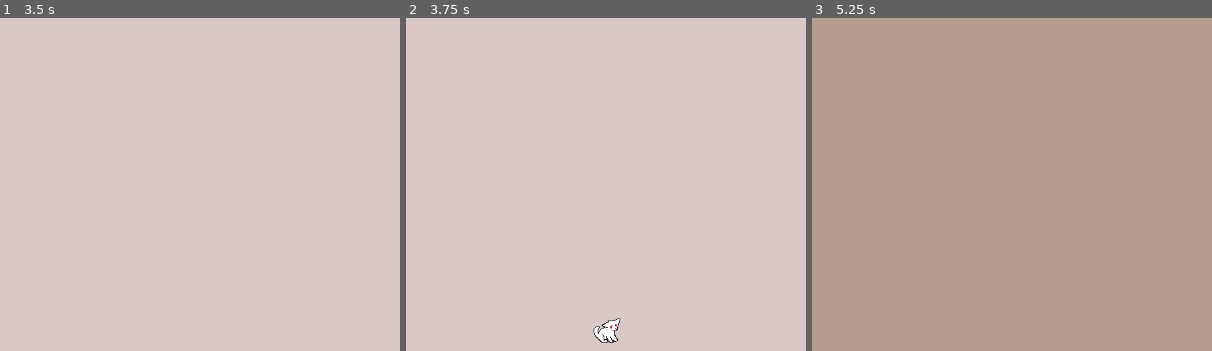
Above: before the commit, frames 1-3 (left to right).
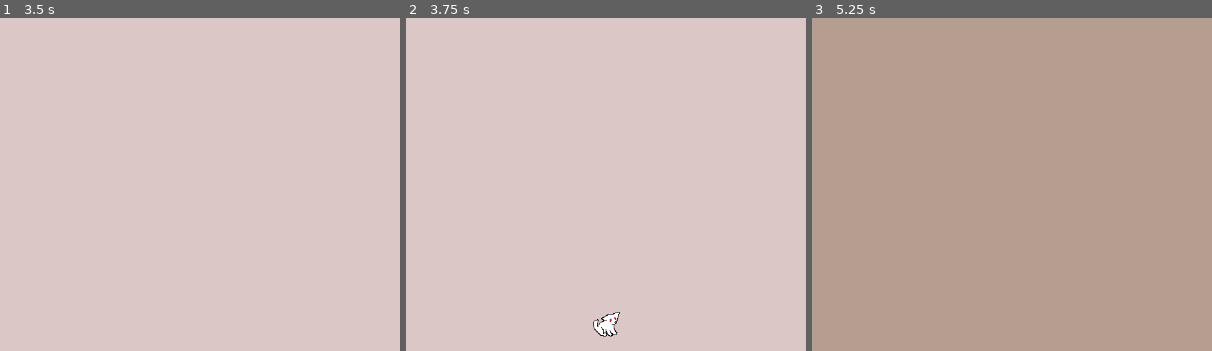
Above: after the commit, the same moments.

Repository: kanapuro/FelGen
Game: Godot game, scene res://scenes/ColonyView.tscn
The game is run twice, just before and just after one commit, with the same random seed, the same clock (stepped at 60 frames per second) and the same inputs.
Inputs (mouse positions are % of the whole screen's width and height, from its top left):
- Up to frame 1 (3.5 s): click "SKIP 1 MONTH" at 0.5 s; click "SKIP 1 MONTH" at 1.25 s; click "dialogue output" at 2 s; click "dialogue output" at 2.75 s
- Up to frame 2 (3.75 s): click "SKIP 1 MONTH" at 3.5 s
- Up to frame 3 (5.25 s): click "dialogue output" at 4.25 s; tap Enter at 5 s; drag from (52, 69) to (60, 28) at 5.02 s
The pictures show only the part of the screen within x 27-77%, y 24-74%; the shares and areas given below are measured in that part.

Frame 1 is identical in both runs. In frame 2, 0.4% of the frame differs, in the area x 46-54%, y 88-98%; in frame 3, nothing differs.

Commit message:
fix.get_random_position
replaces get random position function and adds it to timeskip so the cats move every month

Diff:
--- a/scripts/CatManager.gd
+++ b/scripts/CatManager.gd
@@ -105,30 +105,67 @@
 	cats.append(cat)
 	return cat
 
-func get_random_position() -> Vector2:
+func get_random_position(max_attempts: int = 100, min_distance: float = 50.0) -> Vector2:
 	var vp = get_viewport()
-	if vp == null:
+	if not vp:
+		push_warning("Failed to get viewport in get_random_position()")
 		return Vector2.ZERO
 
-	var size = vp.get_visible_rect().size
-	var extra_padding := 25.0
-	var top_buffer := 80.0
-	var tries := 0
+	var screen_rect := vp.get_visible_rect().size
+	var padding := spawn_padding + min_distance
 
-	while tries < 64:
-		var pos = Vector2(
-			randf_range(spawn_padding + extra_padding, size.x - spawn_padding - extra_padding),
-			randf_range(spawn_padding + extra_padding + top_buffer, size.y - spawn_padding - extra_padding)
+	# Define safe spawn area (accounting for padding)
+	var spawn_rect := Rect2(
+		Vector2(padding, padding + 80.0),  # Top-left (with top buffer)
+		Vector2(screen_rect.x - 2*padding, screen_rect.y - 2*padding - 80.0)  # Size
+	)
+
+	# Filter valid cats first
+	var valid_cats := []
+	for cat in cats:
+		if cat and is_instance_valid(cat):
+			valid_cats.append(cat)
+
+	# Try to find valid position
+	for _attempt in max_attempts:
+		var test_pos := Vector2(
+			randf_range(spawn_rect.position.x, spawn_rect.end.x),
+			randf_range(spawn_rect.position.y, spawn_rect.end.y)
 		)
-		var valid = true
-		for c in cats:
-			if c and is_instance_valid(c) and c.position.distance_to(pos) < spawn_padding + extra_padding:
-				valid = false
+
+		var position_valid := true
+		for cat in valid_cats:
+			if cat.position.distance_to(test_pos) < padding:
+				position_valid = false
 				break
-		if valid:
-			return pos
-		tries += 1
-	return Vector2.ZERO
+
+		if position_valid:
+			return test_pos
+
+	# Fallback - find least bad position if all attempts fail
+	if valid_cats.size() > 0:
+		var best_pos := Vector2.ZERO
+		var best_distance := 0.0
+
+		# Do 10 quick checks to find least crowded spot
+		for _i in 10:
+			var test_pos := Vector2(
+				randf_range(spawn_rect.position.x, spawn_rect.end.x),
+				randf_range(spawn_rect.position.y, spawn_rect.end.y)
+			)
+
+			var min_dist := INF
+			for cat in valid_cats:
+				min_dist = min(min_dist, cat.position.distance_to(test_pos))
+
+			if min_dist > best_distance:
+				best_distance = min_dist
+				best_pos = test_pos
+
+		return best_pos
+
+	# If no cats exist, return center of safe area
+	return spawn_rect.get_center()
 
 func _on_cat_clicked(cat: Cat) -> void:
 	print("CatManager received click for: ", cat.nick)
--- a/scripts/TimeSkip.gd
+++ b/scripts/TimeSkip.gd
@@ -9,6 +9,14 @@
 		if camp.has_method("time_skip"):
 			camp.time_skip(1) # skip 1 month
 
+			# Reposition all existing cats in this camp
+			if camp.has_node("CatManager"):
+				var cat_manager = camp.get_node("CatManager") as CatManager
+				for cat in cat_manager.cats:
+					if cat and is_instance_valid(cat):
+						cat.position = cat_manager.get_random_position()
+						print("Repositioned cat in camp: ", camp.name)
+
 		# Random chance to spawn a new cat
 		if randf() < spawn_chance:
 			if camp.has_node("CatManager"):
